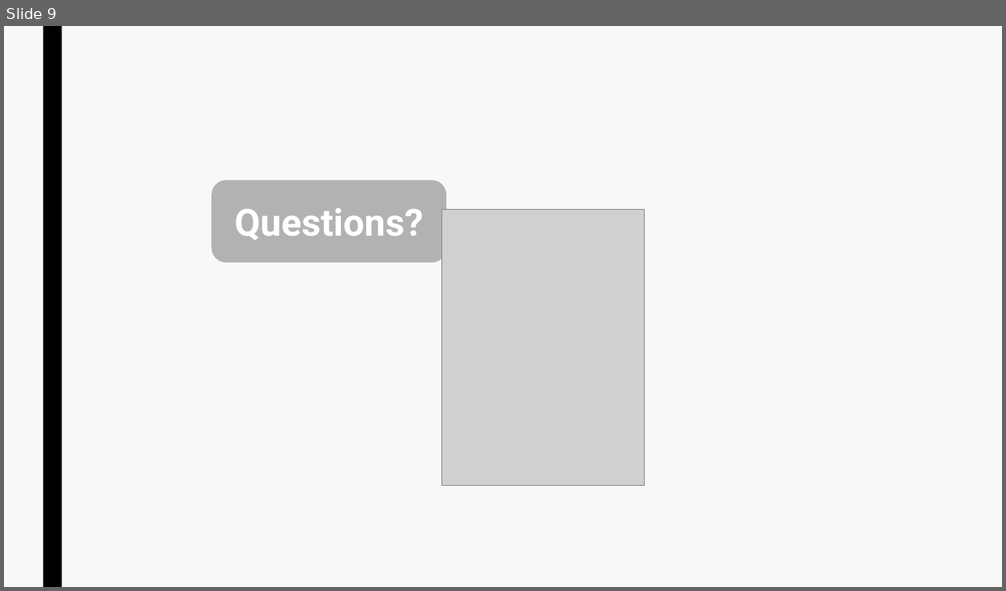
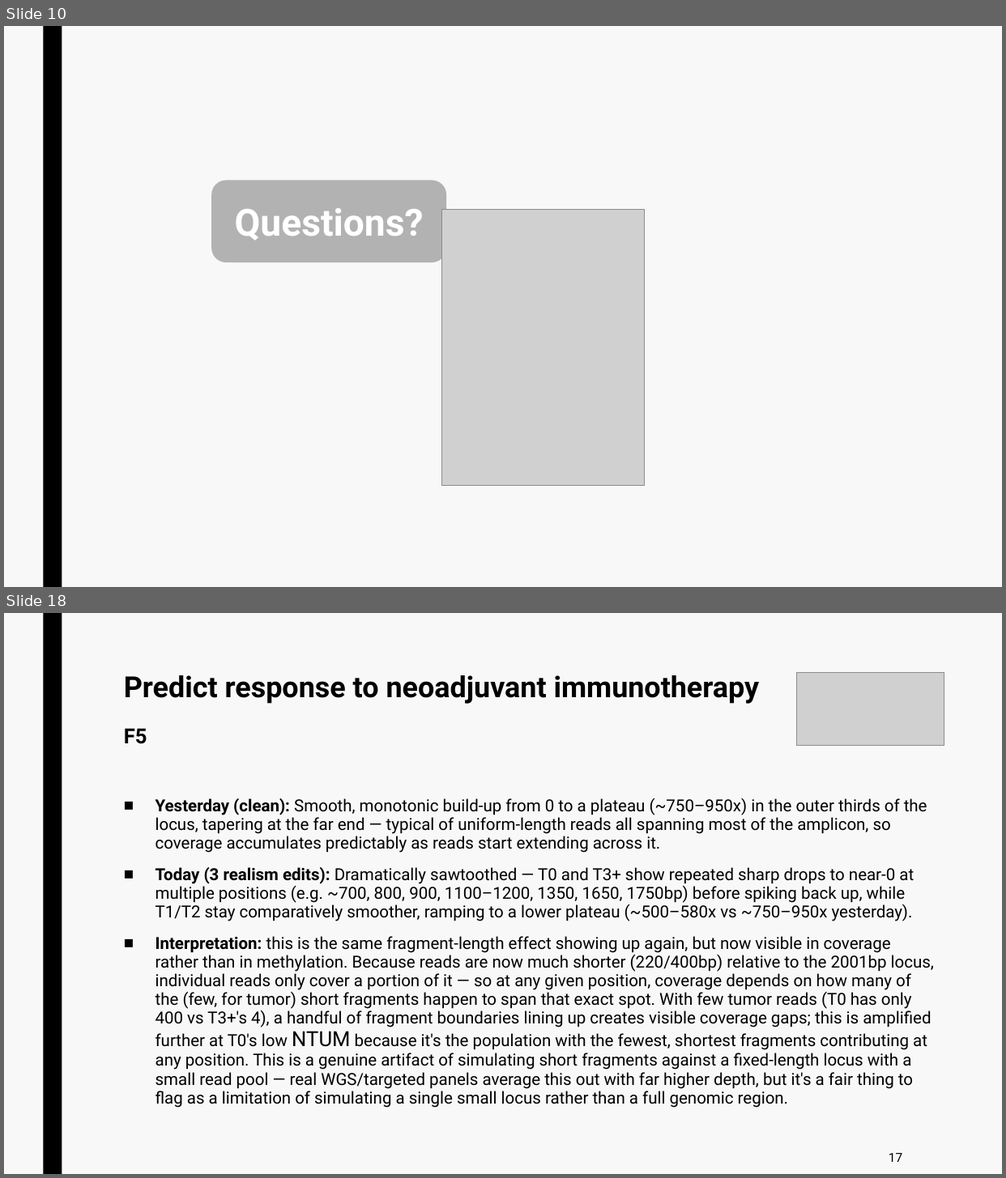
Before and after one commit to jurtasun/presentations, a slide deck: 202609_vhio_symposium/202609_vhio_technical.ppt. Shown one above the other, each under a label of ours: slide 9 before the commit, slides 10 and 18 after it; the slides between them are not shown. The pictures are 1006x591 and 1006x1178 pixels, drawn with LibreOffice and Linux fonts; fonts in the diff are those of the drawing; grey boxes stand for pictures. Boxes give left, top, right and bottom in pixels: in the first picture for what was removed or moved away, otherwise in the second. Text is boxed around its words. In the diff, an @@ line names an element or a change of style, - is before the commit and + after.

```diff
--- a/202609_vhio_symposium/202609_vhio_technical.ppt
+++ b/202609_vhio_symposium/202609_vhio_technical.ppt
@@ slide 18 added at (4,613,1002,1174), background #F8F8F8; not listed: 1 template element that a slide beside it also shows @@
@@ title added at (124,675,760,744), 28 pt, text #000000, bold @@
+Predict response to neoadjuvant immunotherapy
+F5
@@ picture added at (797,672,945,746) @@
@@ text added at (155,798,934,1108), 16 pt, text #000000 @@
+■ Yesterday (clean): Smooth, monotonic build-up from 0 to a plateau (~750–950x) in the outer thirds of the locus, tapering at the far end — typical of uniform-length reads all spanning most of the amplicon, so coverage accumulates predictably as reads start extending across it.
+■ Today (3 realism edits): Dramatically sawtoothed — T0 and T3+ show repeated sharp drops to near-0 at multiple positions (e.g. ~700, 800, 900, 1100–1200, 1350, 1650, 1750bp) before spiking back up, while T1/T2 stay comparatively smoother, ramping to a lower plateau (~500–580x vs ~750–950x yesterday).
+■ Interpretation: this is the same fragment-length effect showing up again, but now visible in coverage rather than in methylation. Because reads are now much shorter (220/400bp) relative to the 2001bp locus, individual reads only cover a portion of it — so at any given position, coverage depends on how many of the (few, for tumor) short fragments happen to span that exact spot. With few tumor reads (T0 has only 400 vs T3+'s 4), a handful of fragment boundaries lining up creates visible coverage gaps; this is amplified further at T0's low NTUM because it's the population with the fewest, shortest fragments contributing at any position. This is a genuine artifact of simulating short fragments against a fixed-length locus with a small read pool — real WGS/targeted panels average this out with far higher depth, but it's a fair thing to flag as a limitation of simulating a single small locus rather than a full genomic region.
@@ page number added at (889,1153,902,1162), 12 pt, text #000000 @@
+17
@@ what was slide 9 is now slide 10 @@
```
Also in this commit, not shown: 3 slides changed, 10 other slides added, 8 slides removed, 10 other files.
